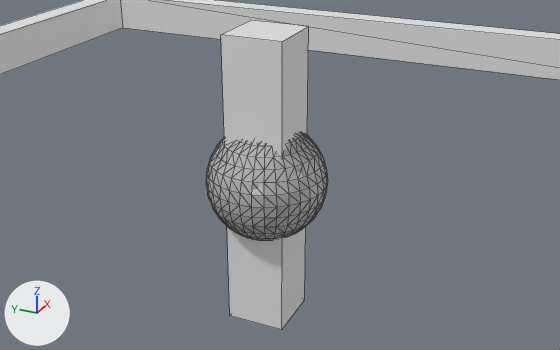
An edit to the Blender file scenes/main.blend, drawn before and after from the same camera.
Both versions are drawn from a camera (50 mm lens) standing at (-1.051, -0.497, 0.539) and looking at (0.012, -0.018, 0.008). Lighting does not change. The marker at lower left points along +X, +Y and +Z. Mesh edges are drawn as thin lines.

The older version as bpy lines, for what is in view:
```python
me_border = bpy.data.meshes.new('Border')
me_border.from_pydata(...)  # 16 vertices, 17 faces; spans x -1.0..1.0, y -1.0..1.0, z -1.0..1.0
me_gun = bpy.data.meshes.new('Gun')
me_gun.from_pydata(...)  # a box spanning x -1.0..1.0, y -1.0..1.0, z -1.0..1.0
me_gun.materials.append(mat_gun)  # white #e7e7e7
me_note4 = bpy.data.meshes.new('Note4')
me_note4.from_pydata(...)  # a UV sphere (32 segments, 16 rings, poles along z) spanning x -1.0..1.0, y -1.0..1.0, z -1.0..1.0
ob_border = bpy.data.objects.new('Border', me_border)
ob_border.location = (0.0, 0.0, 0.0)
ob_border.scale = (1.0, 1.0, 0.05)
ob_gun = bpy.data.objects.new('Gun', me_gun)
ob_gun.location = (0.0, 0.0, 0.0)
ob_gun.scale = (0.05, 0.05, 0.25)
ob_note4 = bpy.data.objects.new('Note4', me_note4)
ob_note4.location = (0.0, 0.0, 0.0)
ob_note4.scale = (0.1, 0.1, 0.1)
```
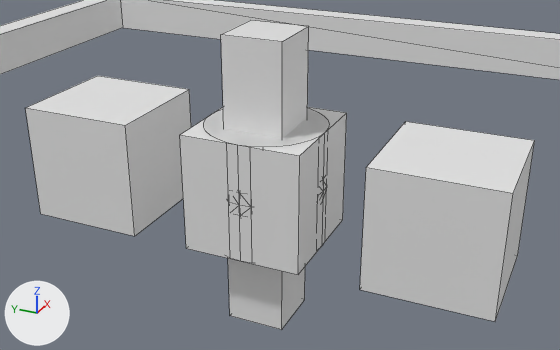
Diff of the bpy script that builds the scene:
```diff
--- a/scenes/main.blend.py
+++ b/scenes/main.blend.py
@@ me_note5 @@
+me_note5.from_pydata(...)  # a box spanning x -1.0..1.0, y 2.0..4.0, z -1.0..1.0; a box spanning x -1.0..1.0, y -1.0..1.0, z -1.0..1.0; a box spanning x -1.0..1.0, y -4.0..-2.0, z -1.0..1.0
@@ me_note10 @@
+me_note10.from_pydata(...)  # a 32-sided cylinder along z spanning x -1.0..1.0, y -1.0..1.0, z -1.0..1.0
@@ ob_note5 @@
+ob_note5 = bpy.data.objects.new('Note5', me_note5)
+ob_note5.location = (0.0, 0.0, 0.0)
+ob_note5.scale = (0.1, 0.1, 0.1)
@@ ob_note10 @@
+ob_note10 = bpy.data.objects.new('Note10', me_note10)
+ob_note10.location = (0.0, 0.0, 0.0)
+ob_note10.scale = (0.1, 0.1, 0.1)
```

Changed parts and their boxes [x1, y1, x2, y2] in the pictures (560 x 350 px):
'Note5', added
    after: [26, 76, 535, 321]
'Note10', added
    after: [204, 108, 329, 147]
'Note4', unchanged, covered by the edit
    before: [206, 133, 328, 241]
